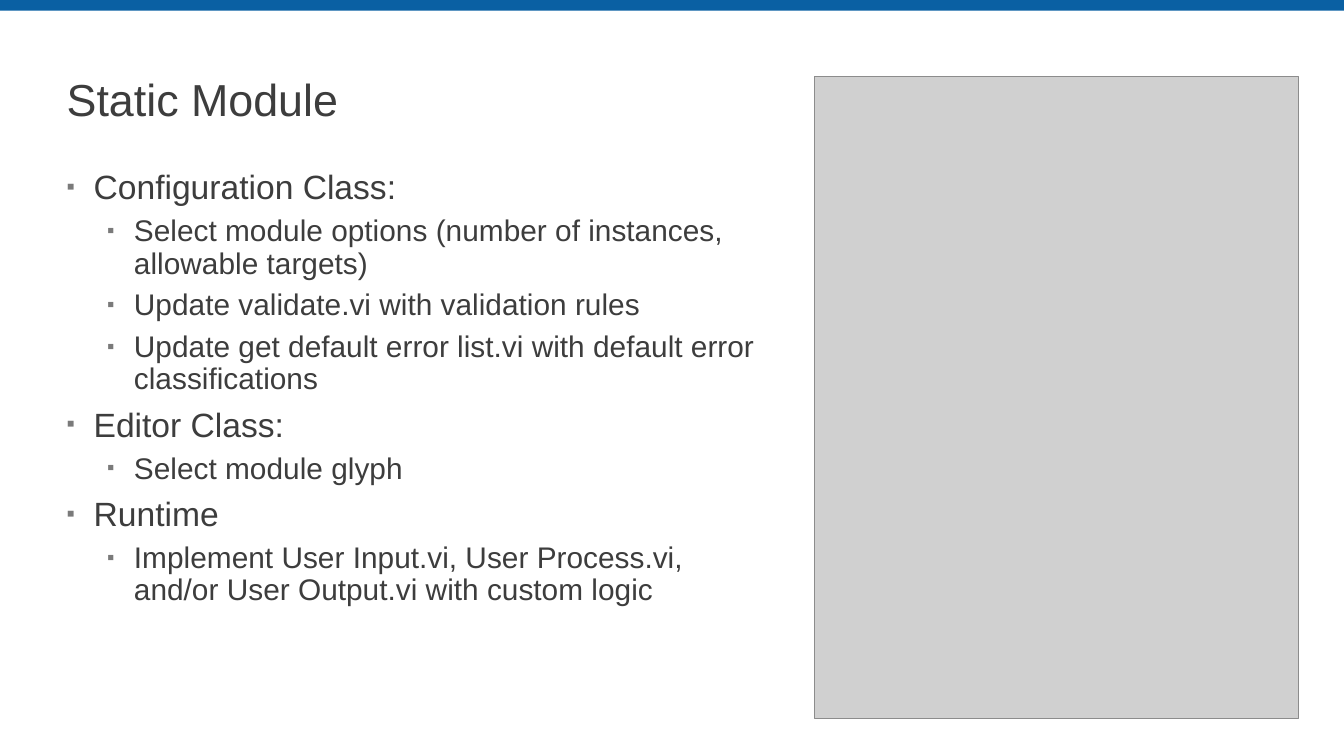
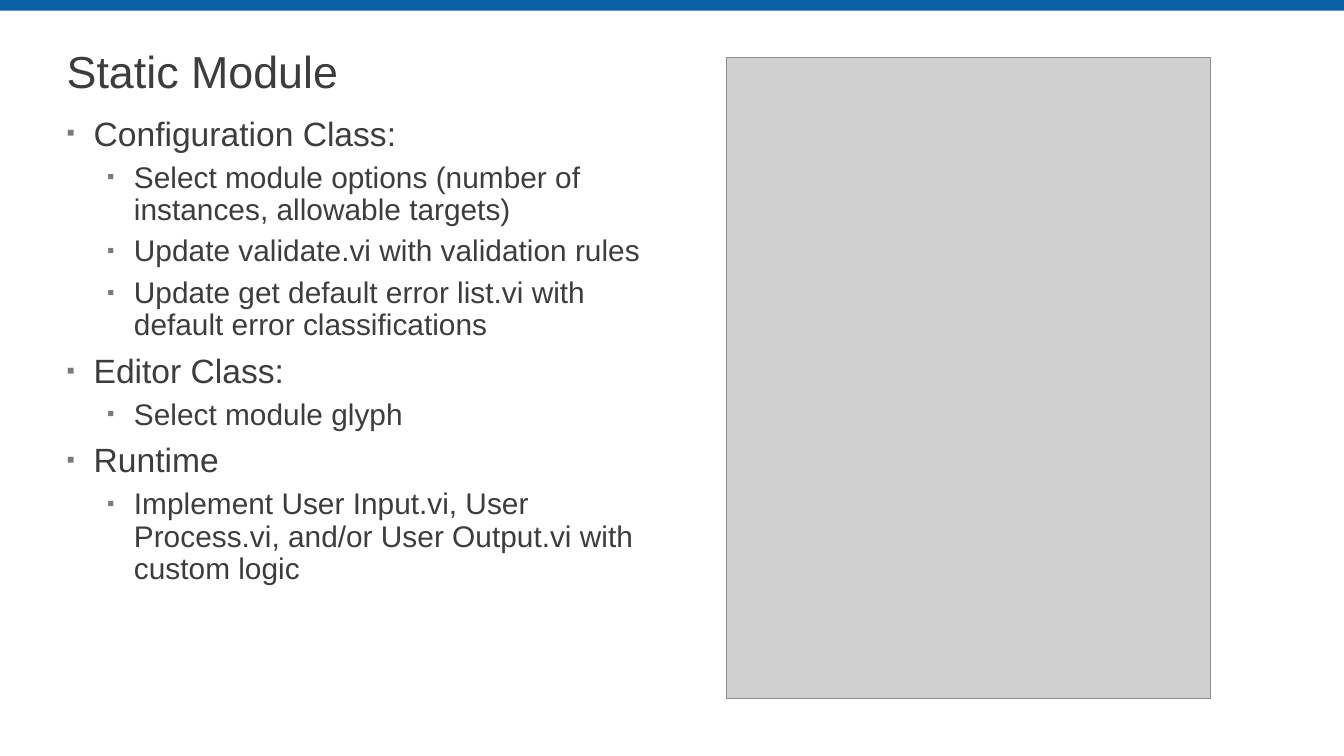
Before and after one commit to LabVIEW-DCAF/Documentation, a slide deck: slide 7 of Trunk/Getting Started Material/DCAF Training/6 Static Modules.pptx. Drawn at 1344x756 pixels with LibreOffice and Linux fonts; fonts in the diff are those of the drawing; grey boxes stand for pictures; background and template pictures are left out. Boxes give left, top, right and bottom in pixels: in the first picture for what was removed or moved away, otherwise in the second. Text is boxed around its words. In the diff, an @@ line names an element or a change of style, - is before the commit and + after.

Commit message:
Formatting changes
Layout changes to the Module Reuse and Static Modules sections

```diff
--- a/Trunk/Getting Started Material/DCAF Training/6 Static Modules.pptx
+++ b/Trunk/Getting Started Material/DCAF Training/6 Static Modules.pptx
@@ title "Static Module" at (67, 55, 338, 89): line spacing 1 to 0.9 @@
@@ picture: place and size @@
-picture at (815, 77, 1299, 718)
+picture at (727, 57, 1211, 699)
@@ text "Configuration Class:" rewrapped from (94, 174, 754, 606) to (94, 121, 640, 584) @@
```
Also in this commit, not shown: 4 other slides changed, 1 other file.
